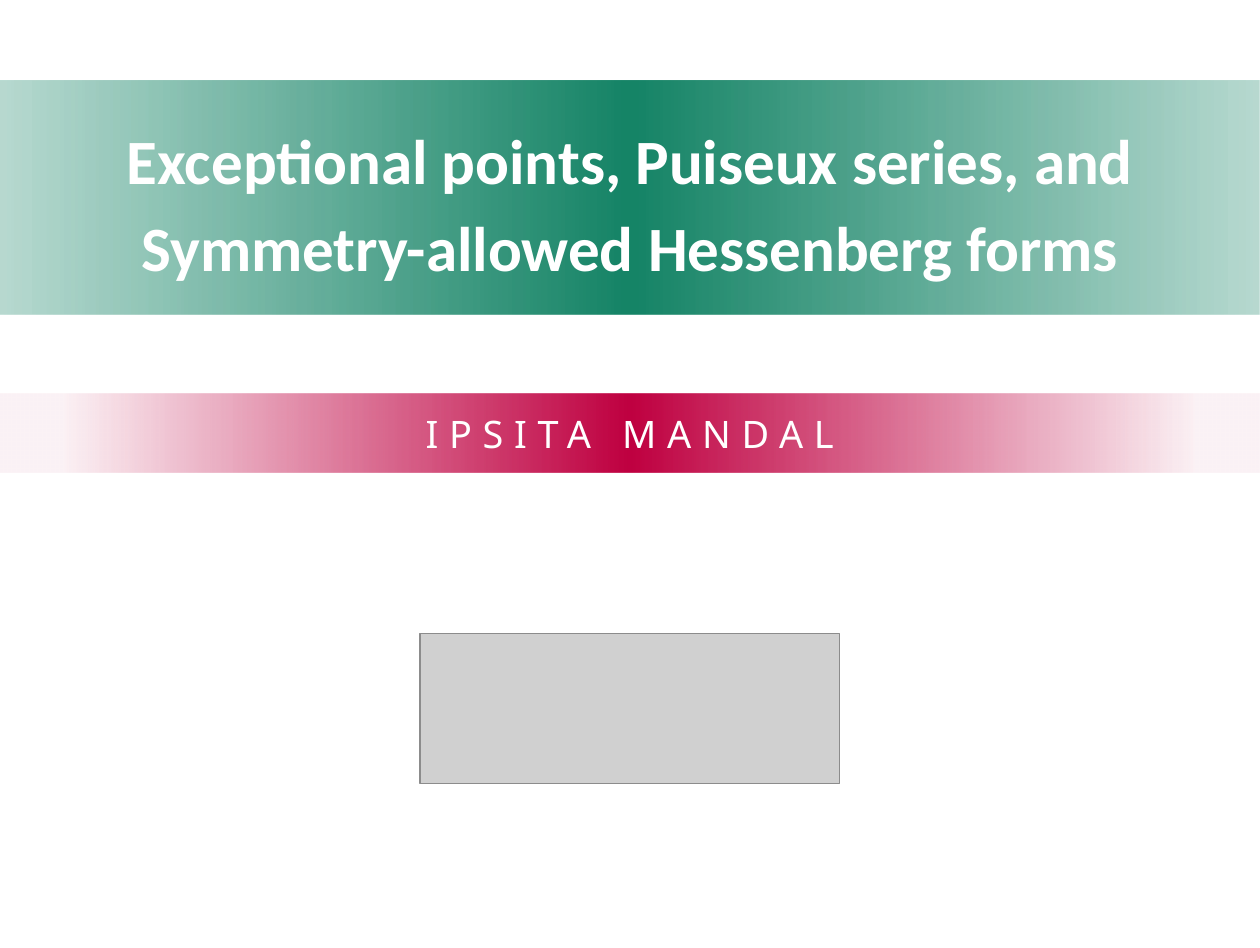
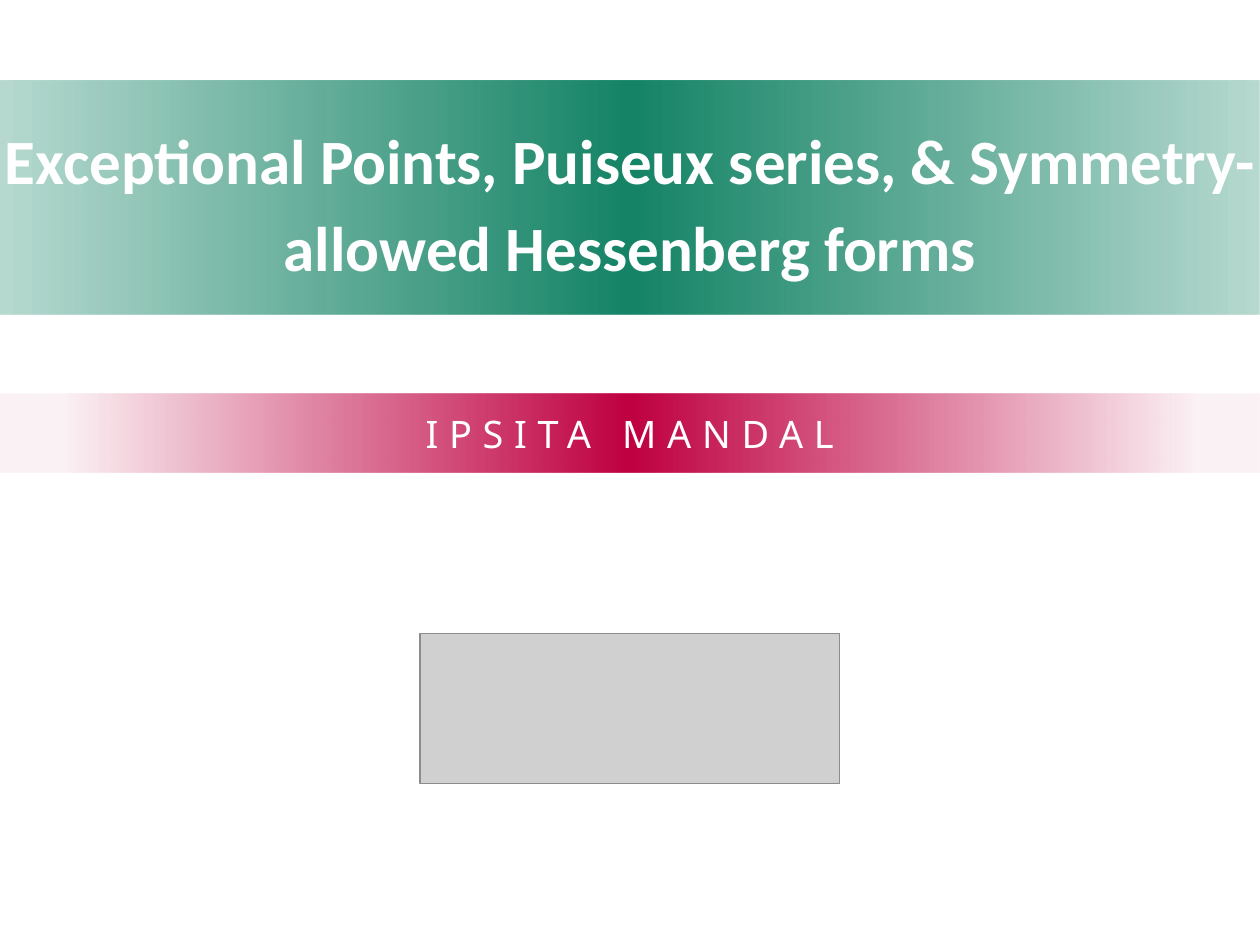
Before and after one commit to ipsita84/Puiseux-series, a slide deck: slide 1 of NH-2026.odp. Drawn at 1260x948 pixels with LibreOffice and Linux fonts; fonts in the diff are those of the drawing; grey boxes stand for pictures; background and template pictures are left out. Boxes give left, top, right and bottom in pixels: in the first picture for what was removed or moved away, otherwise in the second. Text is boxed around its words. In the diff, an @@ line names an element or a change of style, - is before the commit and + after.

```diff
--- a/NH-2026.odp
+++ b/NH-2026.odp
@@ title at (5,132,1254,282): text changed @@
-Exceptional points, Puiseux series, and Symmetry-allowed Hessenberg forms
+Exceptional Points, Puiseux series, & Symmetry-allowed Hessenberg forms
```
Also in this commit, not shown: 1 other slide changed, 1 other file.
